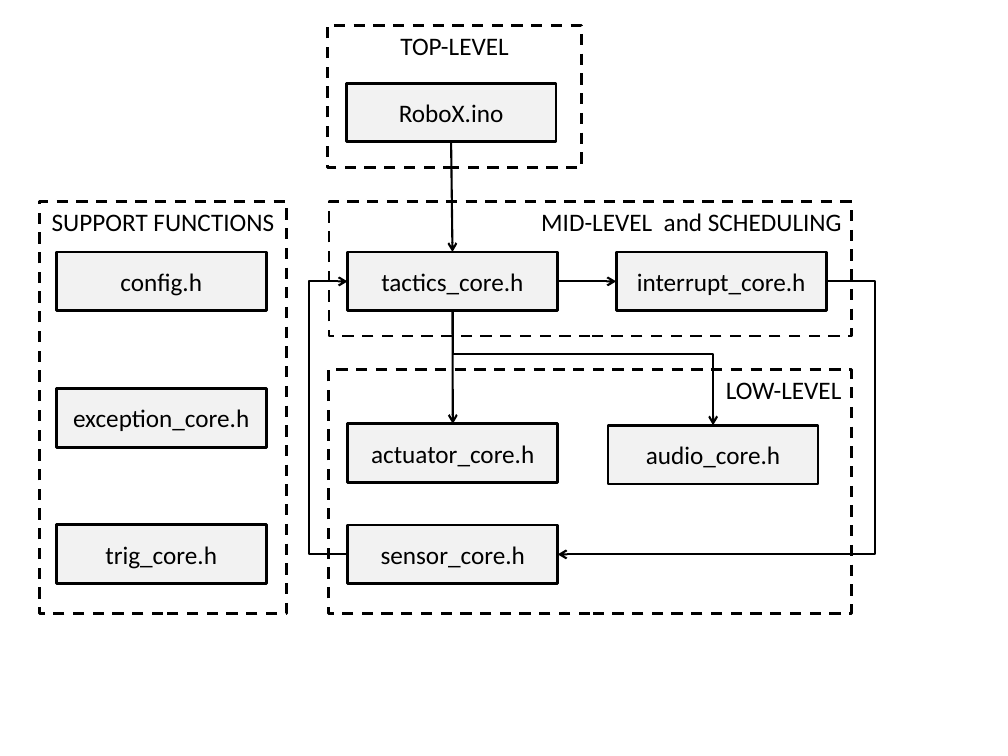
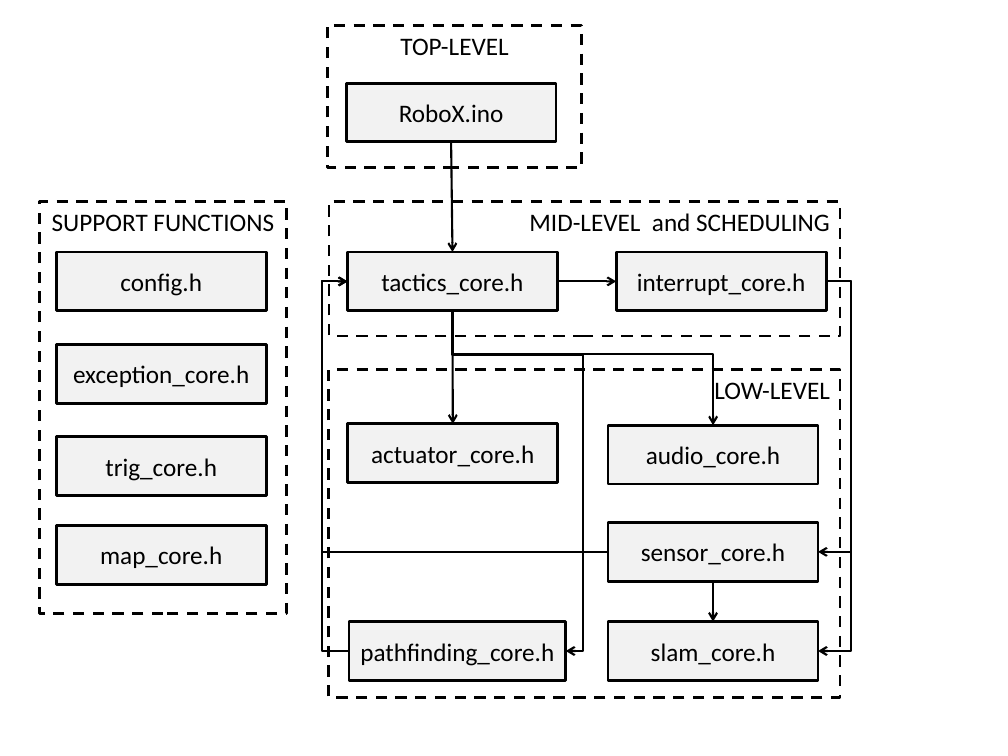
Before and after one commit to petern3/Group-10, a slide deck: slide 2 of Reports/Graphics/Dataflow Diagram.pptx. Drawn at 1008x756 pixels with LibreOffice and Linux fonts; fonts in the diff are those of the drawing. Boxes give left, top, right and bottom in pixels: in the first picture for what was removed or moved away, otherwise in the second. Text is boxed around its words. In the diff, an @@ line names an element or a change of style, - is before the commit and + after.

```diff
--- a/Reports/Graphics/Dataflow Diagram.pptx
+++ b/Reports/Graphics/Dataflow Diagram.pptx
@@ rectangle "MID-LEVEL and SCHEDULING": place and size @@
-rectangle "MID-LEVEL and SCHEDULING" at [329,202,852,336]
+rectangle "MID-LEVEL and SCHEDULING" at [329,202,840,336]
@@ elbow arrow moved from (348, 554) - (348, 281) to (608, 551) - (348, 281) @@
@@ elbow arrow moved from (827, 281) - (557, 554) to (827, 281) - (818, 551) @@
@@ rectangle "exception_core.h": place and size @@
-rectangle "exception_core.h" at [56,388,266,447]
+rectangle "exception_core.h" at [56,345,266,403]
@@ rectangle "LOW-LEVEL": place and size @@
-rectangle "LOW-LEVEL" at [329,370,852,614]
+rectangle "LOW-LEVEL" at [329,370,840,698]
@@ rectangle "trig_core.h": place and size @@
-rectangle "trig_core.h" at [56,525,266,584]
+rectangle "trig_core.h" at [56,436,266,495]
@@ group added at [56,281,852,680]: 3 rectangles, 3 elbow arrows, 1 arrow, 1 elbow line, 1 line @@
+pathfinding_core.h
+map_core.h
+slam_core.h
@@ rectangle "sensor_core.h": place and size @@
-rectangle "sensor_core.h" at [348,525,557,584]
+rectangle "sensor_core.h" at [608,522,817,581]
```
Also in this commit, not shown: 4 other files.
